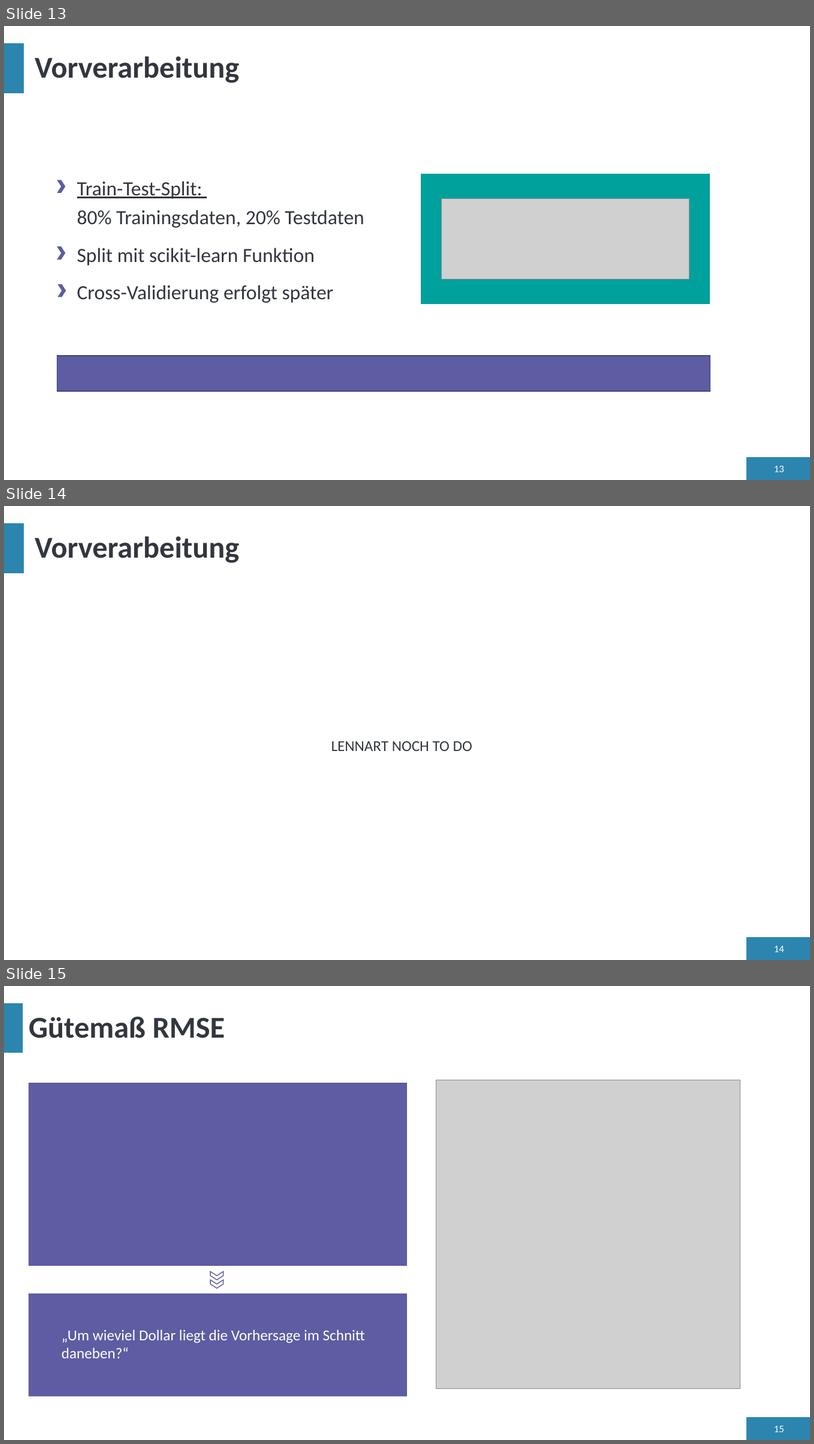
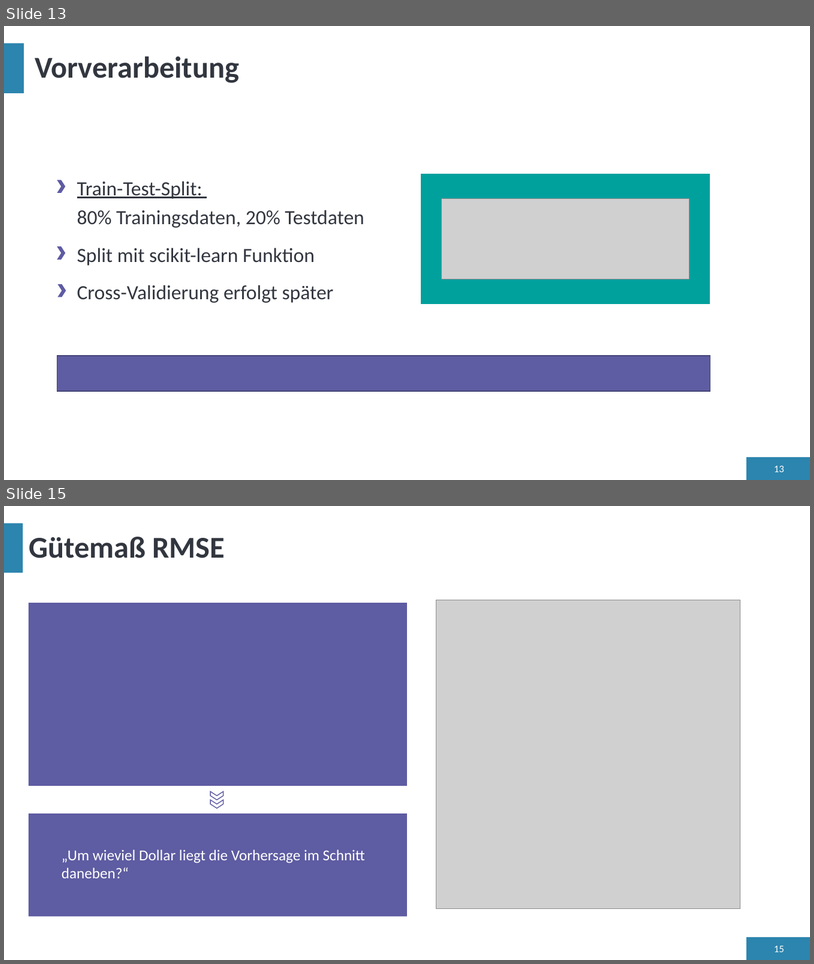
Before and after one commit to LennartFertig/DataExploration_HousePriceSeattle, a slide deck: HousePricePrediction_Präsentation.pptx. Shown one above the other, each under a label of ours: slides 13, 14 and 15 before the commit, slides 13 and 15 after it; the slides between them are not shown. The pictures are 814x1444 and 814x964 pixels, drawn with LibreOffice and Linux fonts; fonts in the diff are those of the drawing; grey boxes stand for pictures. Boxes give left, top, right and bottom in pixels: in the first picture for what was removed or moved away, otherwise in the second. Text is boxed around its words. In the diff, an @@ line names an element or a change of style, - is before the commit and + after.

```diff
--- a/HousePricePrediction_Präsentation.pptx
+++ b/HousePricePrediction_Präsentation.pptx
@@ slide 14 removed at <box>4,506,810,960</box>, background #FFFFFF; not listed: 2 template elements that a slide beside it also shows @@
@@ title removed at <box>35,536,239,563</box> @@
-Vorverarbeitung
@@ text removed at <box>332,741,473,751</box> @@
-LENNART NOCH TO DO
@@ page number removed at <box>774,945,785,952</box> @@
-14
```
Also in this commit, not shown: 1 slide changed, 2 slides added, 1 other slide removed.
